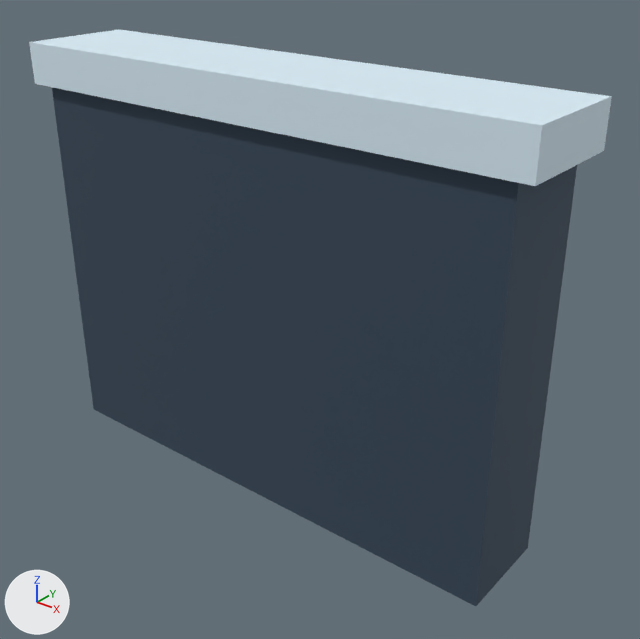
Two versions of the glTF model public/assets/models/environment/frozen/temple_wall.glb, one commit apart.
Both versions are drawn from a 50 mm camera at (3.2, -3.63, 3.45) aimed at (0.23, 0.08, 1.14). Lighting does not change. The marker at lower left points along +X, +Y and +Z. The older version comes first. Where no turn or scale is listed for an object, it has been applied to the vertices. Vertices at exactly the same position are counted once.
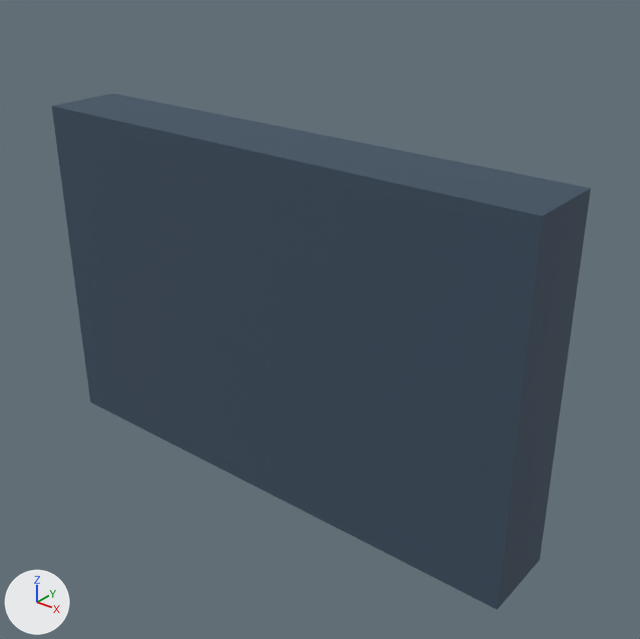
Where the change shows, as pixel boxes [x1, y1, x2, y2] in the pictures (640 x 639 px):
```json
{"object": "Mesh_0", "change": "rescaled", "before": [52, 87, 577, 606], "after": [52, 93, 591, 609]}
{"object": "Mesh_1", "change": "deleted", "before": [29, 30, 612, 186], "on screen": "pale blue"}
```

Edits to the scene script, one JSON object a line:
```json
{"block": "me_mesh_0", "where": "# used by ob_mesh_0; location = (0.0, 0.0, 1.2)"}
{"op": "remove", "block": "me_mesh_0", "code": "me_mesh_0.from_pydata(...)  # 8 vertices, 12 faces; spans x -1.6..1.6, y -0.3..0.3, z -1.2..1.2"}
{"op": "add", "block": "me_mesh_0", "code": "me_mesh_0.from_pydata(...)  # 8 vertices, 12 faces; spans x -1.7..1.7, y -0.25..0.25, z -1.1..1.1"}
{"block": "me_mesh_0", "change": "me_mesh_0 part 1: the whole mesh is scaled about its middle by (1.06, 0.833, 0.917)"}
{"op": "set", "path": "ob_mesh_0.location", "old": "(0.0, 0.0, 1.2)", "new": "(0.0, 0.0, 1.1)"}
{"op": "remove", "block": "ob_mesh_1", "code": ["ob_mesh_1 = bpy.data.objects.new('Mesh_1', me_mesh_1)", "ob_mesh_1.location = (0.0, 0.0, 2.48)"]}
```
